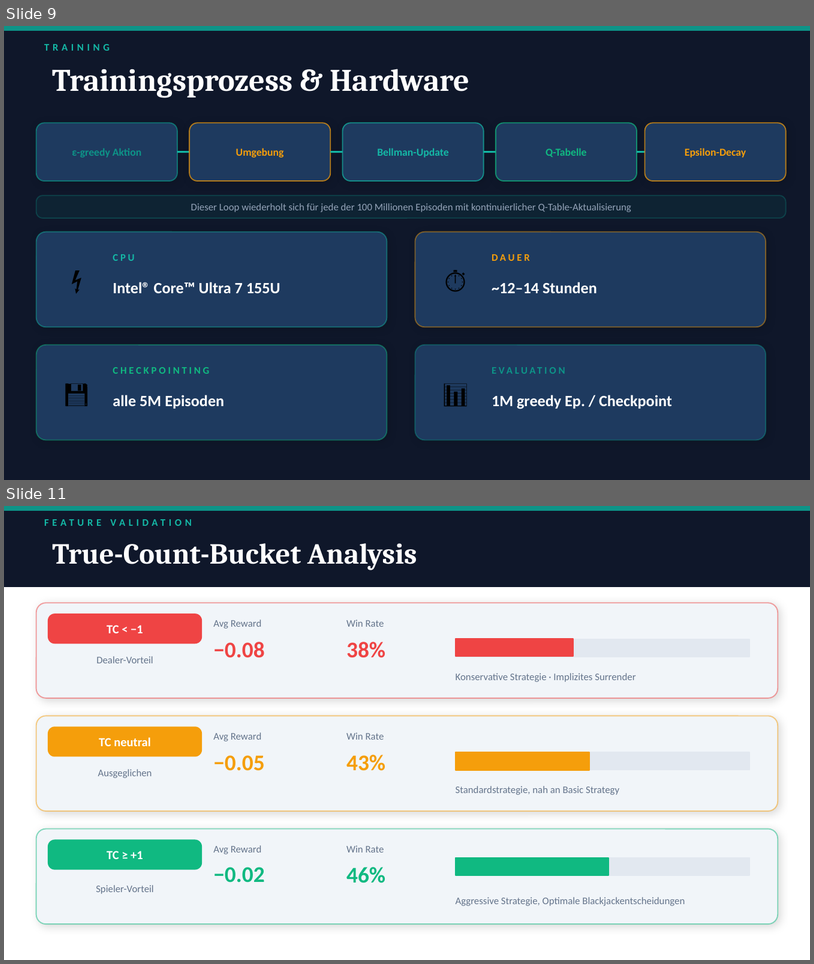
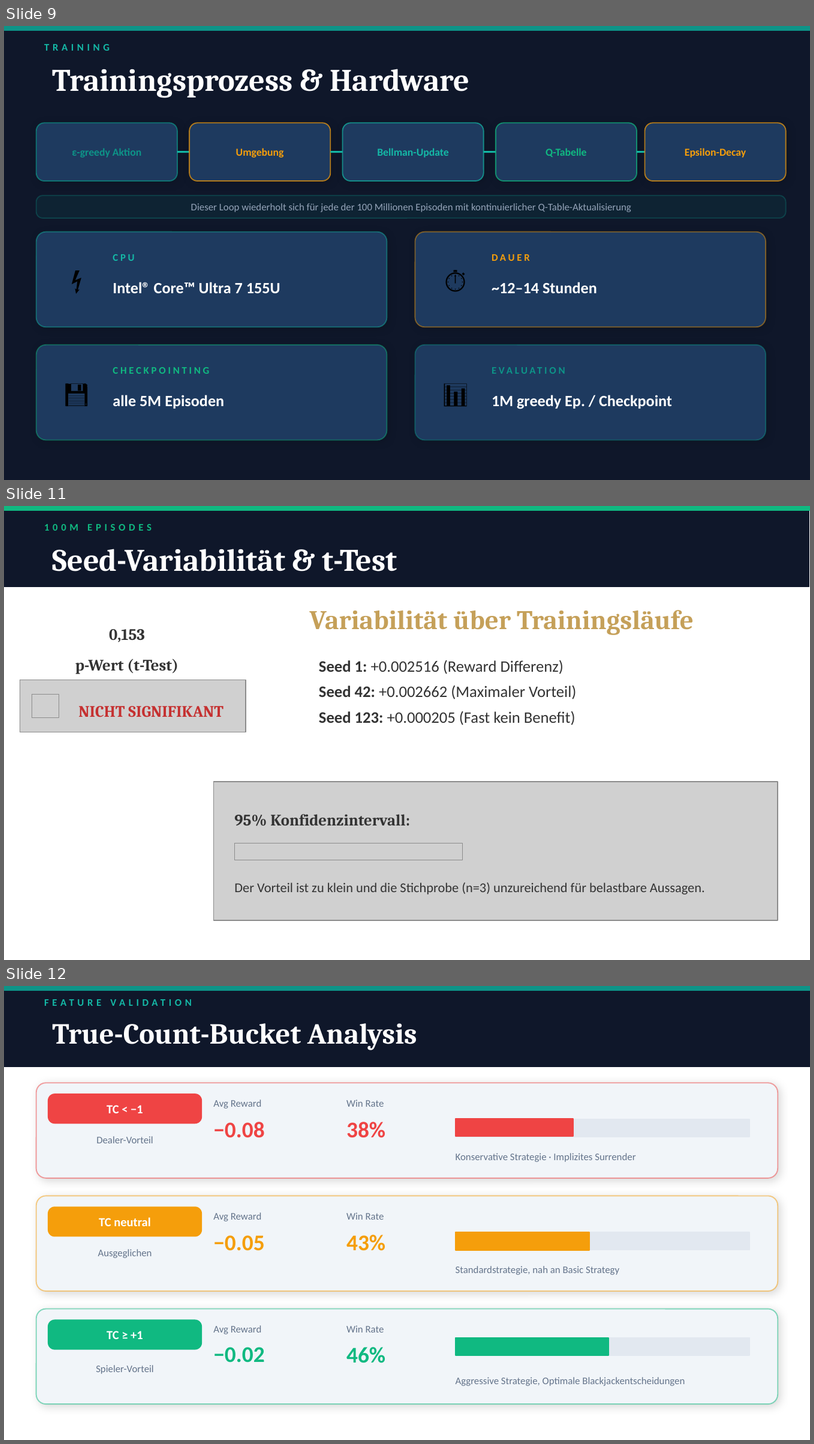
Before and after one commit to Tom-N-M/ml-blackjack, a slide deck: Präsi/PP.pptx. Shown one above the other, each under a label of ours: slides 9 and 11 before the commit, slides 9, 11 and 12 after it; the slides between them are not shown. The pictures are 814x964 and 814x1444 pixels, drawn with LibreOffice and Linux fonts; fonts in the diff are those of the drawing; grey boxes stand for pictures. Boxes give left, top, right and bottom in pixels: in the first picture for what was removed or moved away, otherwise in the second. Text is boxed around its words. In the diff, an @@ line names an element or a change of style, - is before the commit and + after.

Commit message:
Added Seed Slide & Limitations Slide

```diff
--- a/Präsi/PP.pptx
+++ b/Präsi/PP.pptx
@@ slide 11 added at <box>4,506,810,960</box>, background #FFFFFF @@
@@ rectangle added at <box>4,506,810,586</box>, fill #0F172A, outline #0F172A 1 pt @@
@@ rectangle added at <box>4,506,810,510</box>, fill #0D9488, outline #0D9488 1 pt @@
@@ rectangle added at <box>4,506,810,510</box>, fill #10B981, outline #10B981 1 pt @@
@@ text added at <box>44,524,152,531</box>, 9 pt, text #10B981, bold @@
+100M EPISODES
@@ text added at <box>52,549,398,571</box>, 28 pt, text #FFFFFF, bold @@
+Seed-Variabilität & t-Test
@@ text added at <box>310,610,694,635</box>, 24 pt, text #C5A059, bold @@
+Variabilität über Trainingsläufe
@@ text added at <box>75,629,179,674</box>, 14.2 pt, text #333333, bold @@
+0,153
+p-Wert (t-Test)
@@ text added at <box>319,660,564,674</box>, 14.2 pt, text #333333 @@
+Seed 1: +0.002516 (Reward Differenz)
@@ picture added at <box>20,679,246,732</box> @@
@@ text added at <box>319,685,576,699</box>, 14.2 pt, text #333333 @@
+Seed 42: +0.002662 (Maximaler Vorteil)
@@ picture added at <box>32,694,59,717</box> @@
@@ text added at <box>78,706,224,717</box>, 14.2 pt, text #C53030, bold @@
+NICHT SIGNIFIKANT
@@ text added at <box>319,711,576,725</box>, 14.2 pt, text #333333 @@
+Seed 123: +0.000205 (Fast kein Benefit)
@@ picture added at <box>213,782,778,921</box> @@
@@ text added at <box>234,814,410,826</box>, 14.2 pt, text #333333, bold @@
+95% Konfidenzintervall:
@@ picture added at <box>234,843,463,860</box> @@
@@ text added at <box>234,882,705,894</box>, 12 pt, text #333333 @@
+Der Vorteil ist zu klein und die Stichprobe (n=3) unzureichend für belastbare Aussagen.
@@ what was slide 11 is now slide 12 @@
```
Also in this commit, not shown: 1 slide changed, 2 other slides added.
